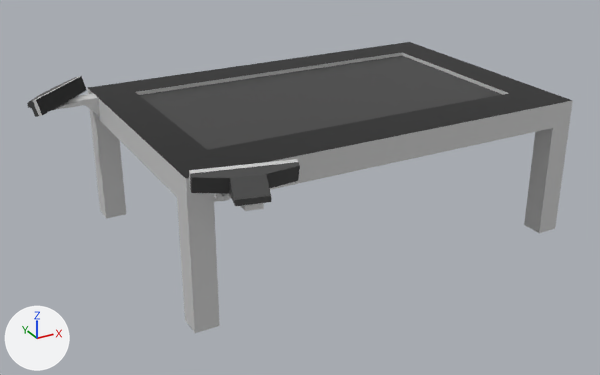
What one commit did to the COLLADA model meshes/sandtray.dae.
Camera for both pictures: a 50 mm lens placed at (-0.446, -1.44, 0.46), pointed at (0.216, -0.237, -0.141). Every picture has the same lights, and +X, +Y and +Z are marked at lower left. Where no turn or scale is listed for an object, it has been applied to the vertices.

Names of what the first picture shows: 'Sandtray', 'bracket.001', 'bracket.002', 'sr300', 'sr300.001'.
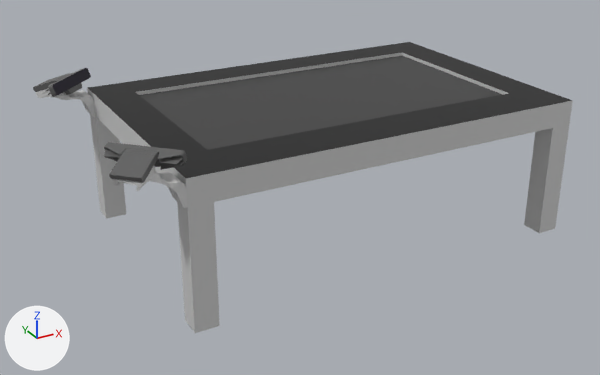
Commit message: Updated sandtray model with SR300 v2 + new brackets

Diff of the bpy script that builds the scene:
```diff
--- a/meshes/sandtray.dae.py
+++ b/meshes/sandtray.dae.py
@@ mat_material_003 @@
+mat_material_003 = principled_material('Material.003')
+mat_material_003.base_color = (0.11, 0.11, 0.11)  # dark grey #5d5d5d
+mat_material_003.roughness = 0.44
@@ mat_material_004 @@
+mat_material_004 = principled_material('Material.004')
+mat_material_004.base_color = (0.00555, 0.00137, 0.0163)  # black #110522
+mat_material_004.roughness = 0.44
@@ me_cube_005 @@
+me_cube_005.from_pydata(...)  # 568 vertices, 466 faces; spans x -0.0432..0.0656, y -0.0656..0.0432, z -0.0105..0.0198
+# faces by material slot: [464, 2]
+me_cube_005.materials.append(mat_material_003)  # dark grey #5d5d5d
+me_cube_005.materials.append(mat_material_004)  # black #110522
@@ me_cube_002 @@
+me_cube_002.from_pydata(...)  # 688 vertices, 534 faces; spans x -0.0987..0.0, y -0.0324..0.0331, z -0.0206..0.051
+me_cube_002.materials.append(mat_material_001)  # light grey #d1d1d1
@@ me_cube_007 @@
+me_cube_007.from_pydata(...)  # 568 vertices, 466 faces; spans x -0.0432..0.0656, y -0.0432..0.0656, z -0.0105..0.0198
+# faces by material slot: [464, 2]
+me_cube_007.materials.append(mat_material_003)  # dark grey #5d5d5d
+me_cube_007.materials.append(mat_material_004)  # black #110522
@@ me_cube_004 @@
+me_cube_004.from_pydata(...)  # 688 vertices, 534 faces; spans x -0.0987..0.0, y -0.0331..0.0324, z -0.0206..0.051
+me_cube_004.materials.append(mat_material_001)  # light grey #d1d1d1
@@ ob_sr300_001 @@
-ob_sr300_001 = bpy.data.objects.new('sr300.001', me_cube_006)
-ob_sr300_001.location = (-0.155, 0.016, 0.0)
@@ ob_bracket_001 @@
-ob_bracket_001 = bpy.data.objects.new('bracket.001', me_cube_003)
-ob_bracket_001.location = (-0.073, 0.015, -0.015)
-ob_bracket_001.scale = (-0.01, 0.01, 0.01)
@@ ob_sr300 @@
-ob_sr300 = bpy.data.objects.new('sr300', me_cube_008)
-ob_sr300.location = (-0.013, -0.511, 0.0)
@@ ob_bracket_002 @@
-ob_bracket_002 = bpy.data.objects.new('bracket.002', me_cube_001)
-ob_bracket_002.location = (-0.014, -0.426, 0.0)
@@ ob_sr300_1 @@
+ob_sr300_1 = bpy.data.objects.new('SR300_1', me_cube_005)
+ob_sr300_1.location = (-0.129, 0.043, 0.025)
@@ ob_bracket_1 @@
+ob_bracket_1 = bpy.data.objects.new('bracket_1', me_cube_002)
+ob_bracket_1.location = (-0.07, 0.05, -0.019)
@@ ob_sr300_2 @@
+ob_sr300_2 = bpy.data.objects.new('SR300_2', me_cube_007)
+ob_sr300_2.location = (-0.129, -0.398, 0.025)
@@ ob_bracket_2 @@
+ob_bracket_2 = bpy.data.objects.new('bracket_2', me_cube_004)
+ob_bracket_2.location = (-0.07, -0.405, -0.019)
```

What differs and where, as boxes [x1, y1, x2, y2] in the pictures (600 x 375 px):
'sr300', deleted: before [189, 159, 300, 206]
    faces in mat_matblack (dark grey #464646): [190, 162, 300, 206]
    faces in mat_aluminium (light grey #cecece): [189, 159, 298, 186]
'SR300_2', added: after [104, 142, 187, 182]
'sr300.001', deleted (black): before [27, 76, 87, 117]
    faces in mat_shinyblack (black #000000): [36, 76, 87, 115]
    faces in mat_matblack (dark grey #464646): [27, 77, 77, 117]
'SR300_1', added: after [33, 68, 91, 97]
    faces in mat_material_004 (black #110522): [53, 68, 91, 95]
    faces in mat_material_003 (dark grey #5d5d5d): [33, 68, 84, 97]
'bracket_2', added: after [111, 166, 187, 208]
'bracket_1', added: after [35, 88, 96, 117]
'bracket.001', deleted: before [55, 94, 100, 117]
'bracket.002', deleted: before [214, 193, 264, 211]
